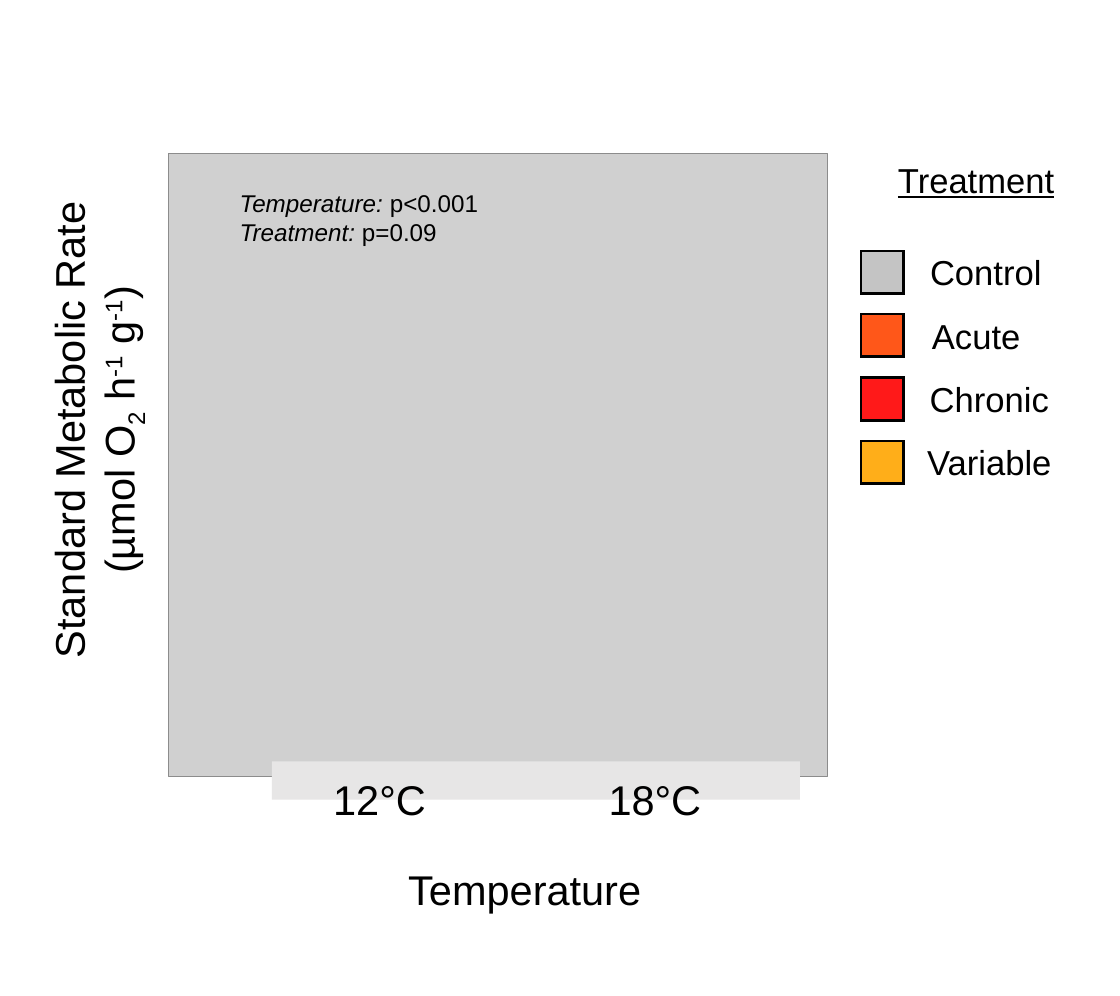
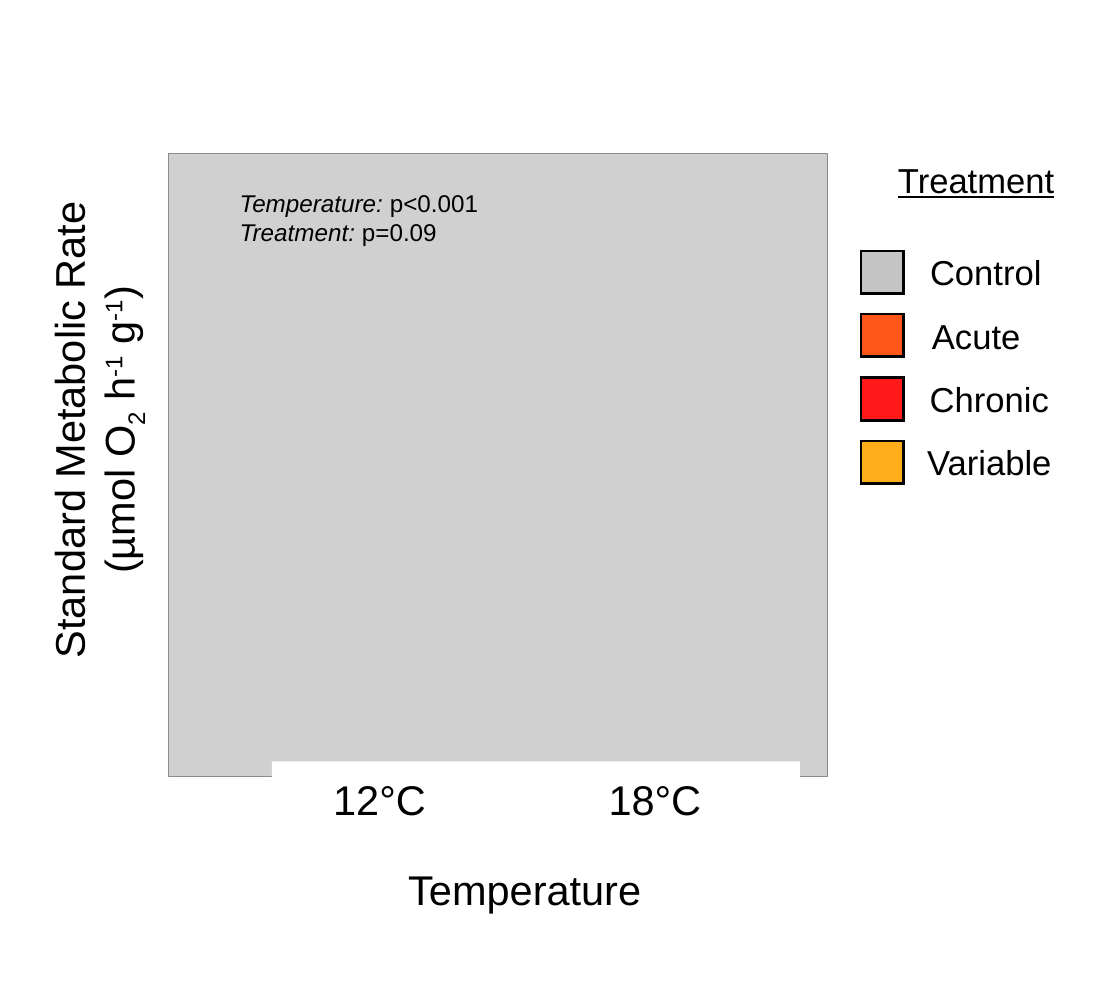
Before and after one commit to aspencoyle/fish541_lab, a slide deck: slide 1 of output/EXP_2/respirometry/bp_resp_figure.pptx. Drawn at 1120x996 pixels with LibreOffice and Linux fonts; fonts in the diff are those of the drawing; grey boxes stand for pictures. Boxes give left, top, right and bottom in pixels: in the first picture for what was removed or moved away, otherwise in the second. Text is boxed around its words. In the diff, an @@ line names an element or a change of style, - is before the commit and + after.

```diff
--- a/output/EXP_2/respirometry/bp_resp_figure.pptx
+++ b/output/EXP_2/respirometry/bp_resp_figure.pptx
@@ rectangle at <box>271,762,799,800</box>: fill #E7E6E6 to #FFFFFF @@
```
Also in this commit, not shown: 1 other file.
